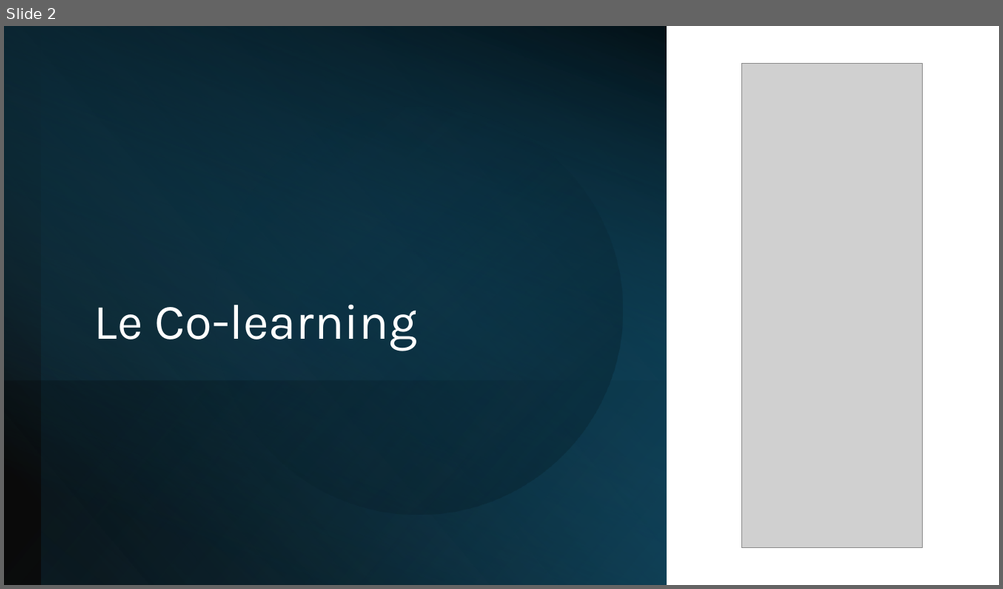
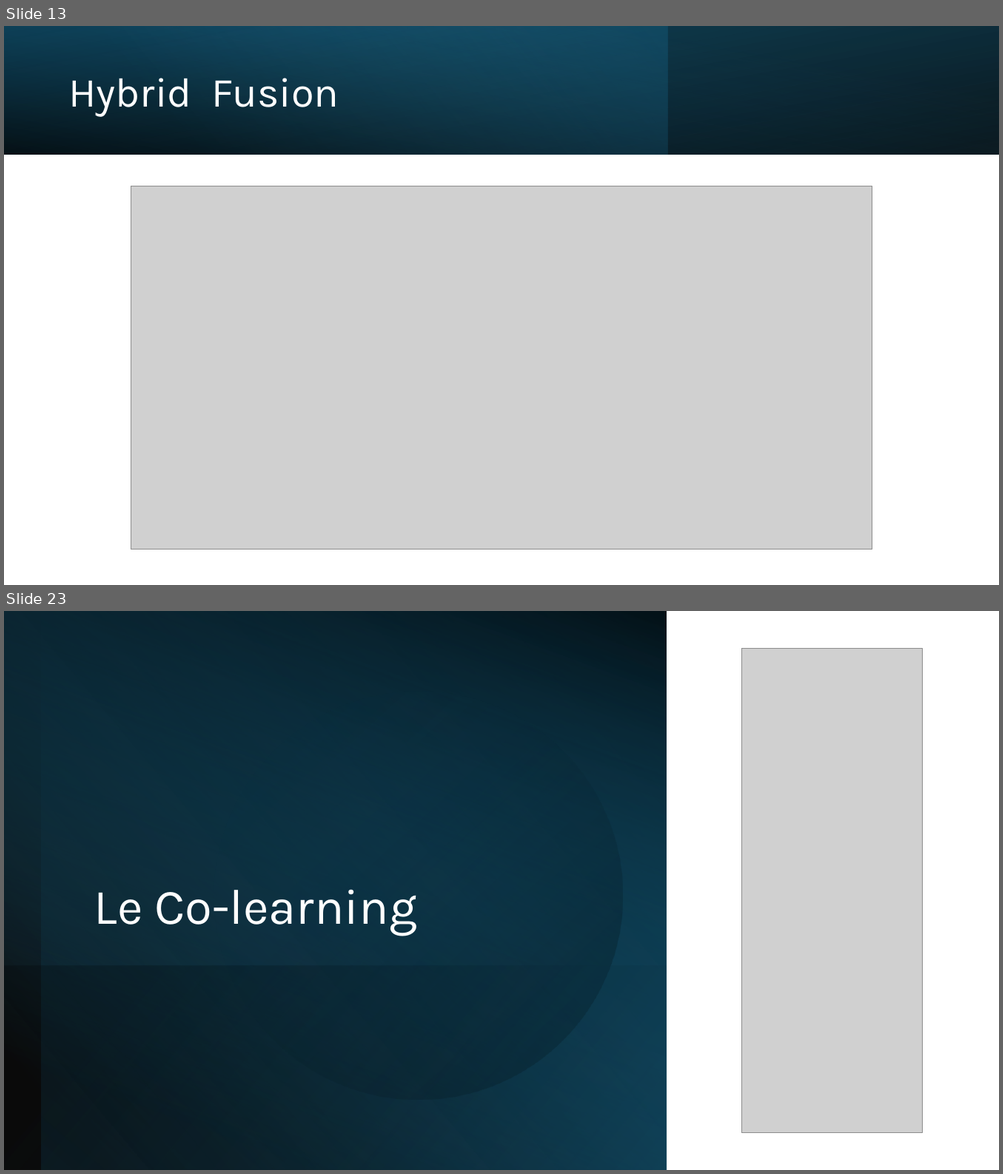
Before and after one commit to IzowRM/Stage-Cetic, a slide deck: Doc Slide/Slide Jeudi 11_09.pptx. Shown one above the other, each under a label of ours: slide 2 before the commit, slides 13 and 23 after it; the slides between them are not shown. The pictures are 1003x589 and 1003x1174 pixels, drawn with LibreOffice and Linux fonts; fonts in the diff are those of the drawing; grey boxes stand for pictures. Boxes give left, top, right and bottom in pixels: in the first picture for what was removed or moved away, otherwise in the second. Text is boxed around its words. In the diff, an @@ line names an element or a change of style, - is before the commit and + after.

```diff
--- a/Doc Slide/Slide Jeudi 11_09.pptx
+++ b/Doc Slide/Slide Jeudi 11_09.pptx
@@ slide 13 added at (4, 26, 999, 585), background #FFFFFF @@
@@ rectangle added at (4, 26, 999, 154), fill gradient #000000 to #104862 @@
@@ rectangle added at (4, 26, 667, 154), fill gradient #156082 to #46B1E1 @@
@@ rectangle added at (4, 26, 999, 154), fill gradient #000000 to #156082 @@
@@ title added at (68, 78, 338, 117), 40 pt, text #FFFFFF @@
+Hybrid Fusion
@@ picture added at (131, 187, 873, 550) @@
@@ what was slide 2 is now slide 23 @@
```
Also in this commit, not shown: 21 other slides added, 1 slide removed, 2 other files.
